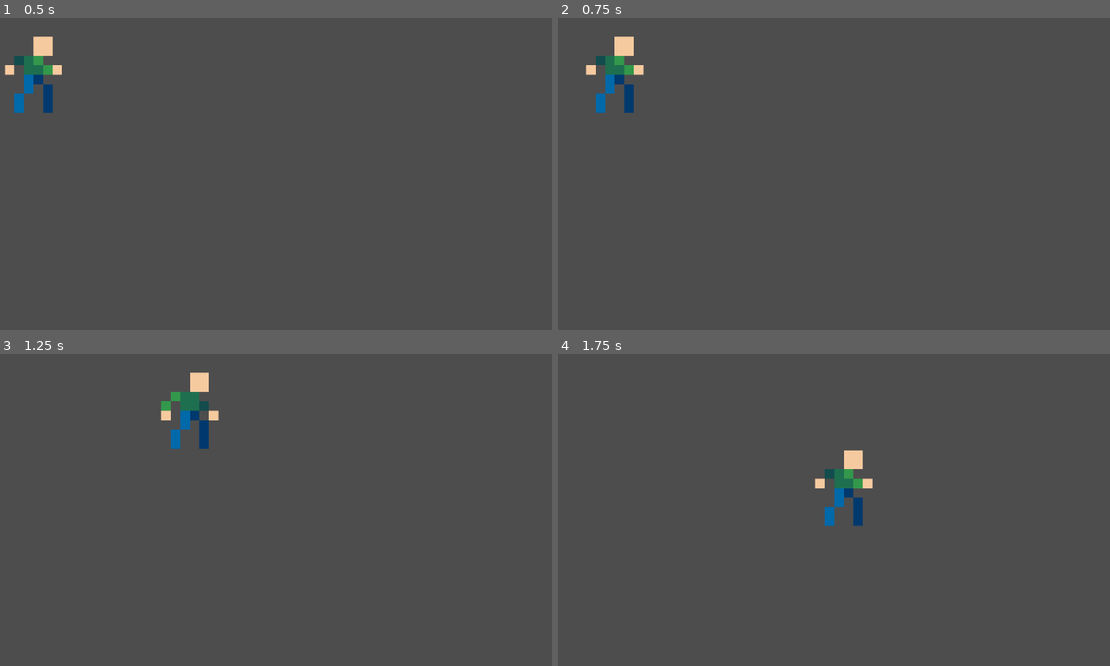
Above: before the commit, frames 1-4 (two rows, left to right).
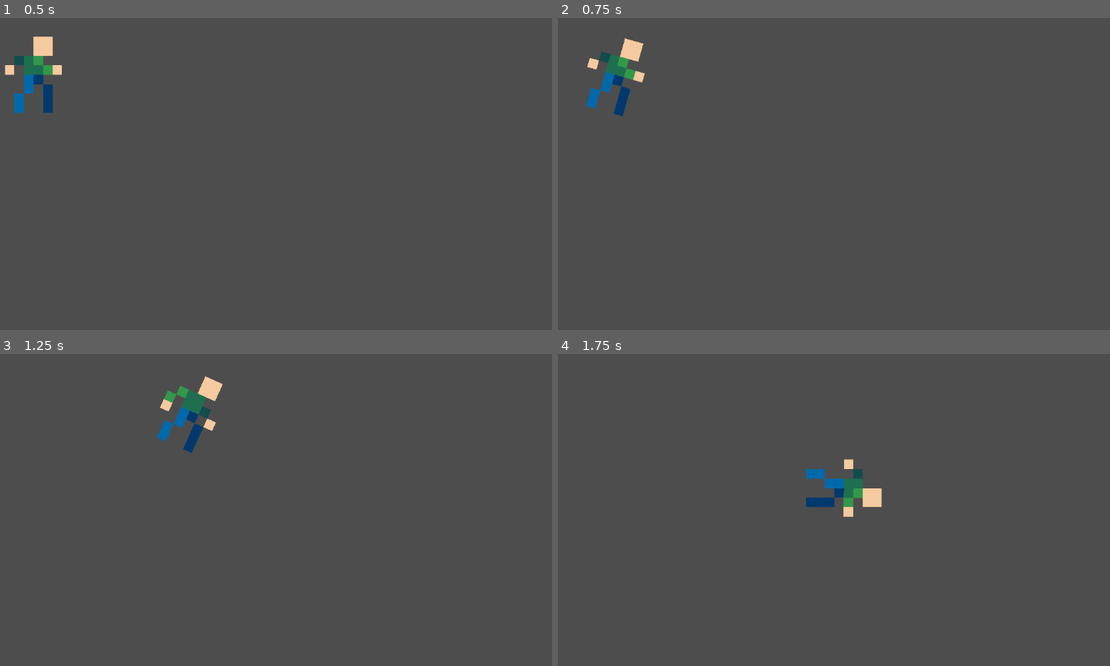
Above: after the commit, the same moments.

Repository: saturnrobot/EMRG
Game: Godot game, scene res://main.tscn
The game is run twice, just before and just after one commit, with the same random seed, the same clock (stepped at 60 frames per second) and the same inputs.
Inputs (mouse positions are in pixels of both pictures, inside the frame that each line leads up to):
- Up to frame 1 (0.5 s): no input
- Up to frame 2 (0.75 s): move the mouse to (938, 139) at 0.52 s; hold D (move_right) from 0.53 s (still down); hold Right mouse button (aim) from 0.53 s (still down)
- Up to frame 3 (1.25 s): keep holding D (move_right); keep holding Right mouse button (aim)
- Up to frame 4 (1.75 s): move the mouse to (679, 510) at 1.27 s; release D (move_right) at 1.28 s; release Right mouse button (aim) at 1.28 s; hold S (move_down) from 1.28 s (still down); tap F (grab) at 1.35 s

Frame 1 is identical in both runs. In frame 2, 1.1% of the frame differs, in the area x 5-16%, y 5-32%; in frame 3, 1.4%; in frame 4, 1.7%, in the area x 44-59%, y 30-56%.
Error before the commit: Invalid access to property or key 'rotation' on a base object of type 'null instance'. (res://scripts/player.gd:51)

Commit message:
fixed syntax

Diff:
--- a/player.tscn
+++ b/player.tscn
@@ -1,26 +1,9 @@
 [gd_scene load_steps=9 format=3 uid="uid://bcbk053glk03j"]
 
 [ext_resource type="Script" path="res://scripts/player.gd" id="1_60qlq"]
-[ext_resource type="Texture2D" uid="uid://beligts0bxuhs" path="res://8-player.png" id="2_34eng"]
+[ext_resource type="Texture2D" uid="uid://damg17i3pnsu5" path="res://8-player.png" id="2_34eng"]
 
 [sub_resource type="CircleShape2D" id="CircleShape2D_0rpbd"]
-
-[sub_resource type="Animation" id="Animation_j7ptc"]
-resource_name = "walk-right"
-length = 0.6
-loop_mode = 1
-tracks/0/type = "value"
-tracks/0/imported = false
-tracks/0/enabled = true
-tracks/0/path = NodePath("PlayerSprite:frame")
-tracks/0/interp = 1
-tracks/0/loop_wrap = true
-tracks/0/keys = {
-"times": PackedFloat32Array(0, 0.1, 0.2, 0.3, 0.4, 0.5),
-"transitions": PackedFloat32Array(1, 1, 1, 1, 1, 1),
-"update": 1,
-"values": [2, 3, 4, 5, 6, 7]
-}
 
 [sub_resource type="Animation" id="Animation_57goi"]
 length = 0.001
@@ -69,6 +52,23 @@
 "values": [25, 26]
 }
 
+[sub_resource type="Animation" id="Animation_j7ptc"]
+resource_name = "walk-right"
+length = 0.6
+loop_mode = 1
+tracks/0/type = "value"
+tracks/0/imported = false
+tracks/0/enabled = true
+tracks/0/path = NodePath("PlayerSprite:frame")
+tracks/0/interp = 1
+tracks/0/loop_wrap = true
+tracks/0/keys = {
+"times": PackedFloat32Array(0, 0.1, 0.2, 0.3, 0.4, 0.5),
+"transitions": PackedFloat32Array(1, 1, 1, 1, 1, 1),
+"update": 1,
+"values": [2, 3, 4, 5, 6, 7]
+}
+
 [sub_resource type="AnimationLibrary" id="AnimationLibrary_t7wgy"]
 _data = {
 "RESET": SubResource("Animation_57goi"),
--- a/scripts/player.gd
+++ b/scripts/player.gd
@@ -15,7 +15,7 @@
 var is_holding_item: bool = false
 var held_item = null
 
-@onready var sprite: Sprite2D = $Sprite2D
+@onready var sprite: Sprite2D = $PlayerSprite
 @onready var interaction_ray: RayCast2D = $InteractionRay
 
 func _ready() -> void:
